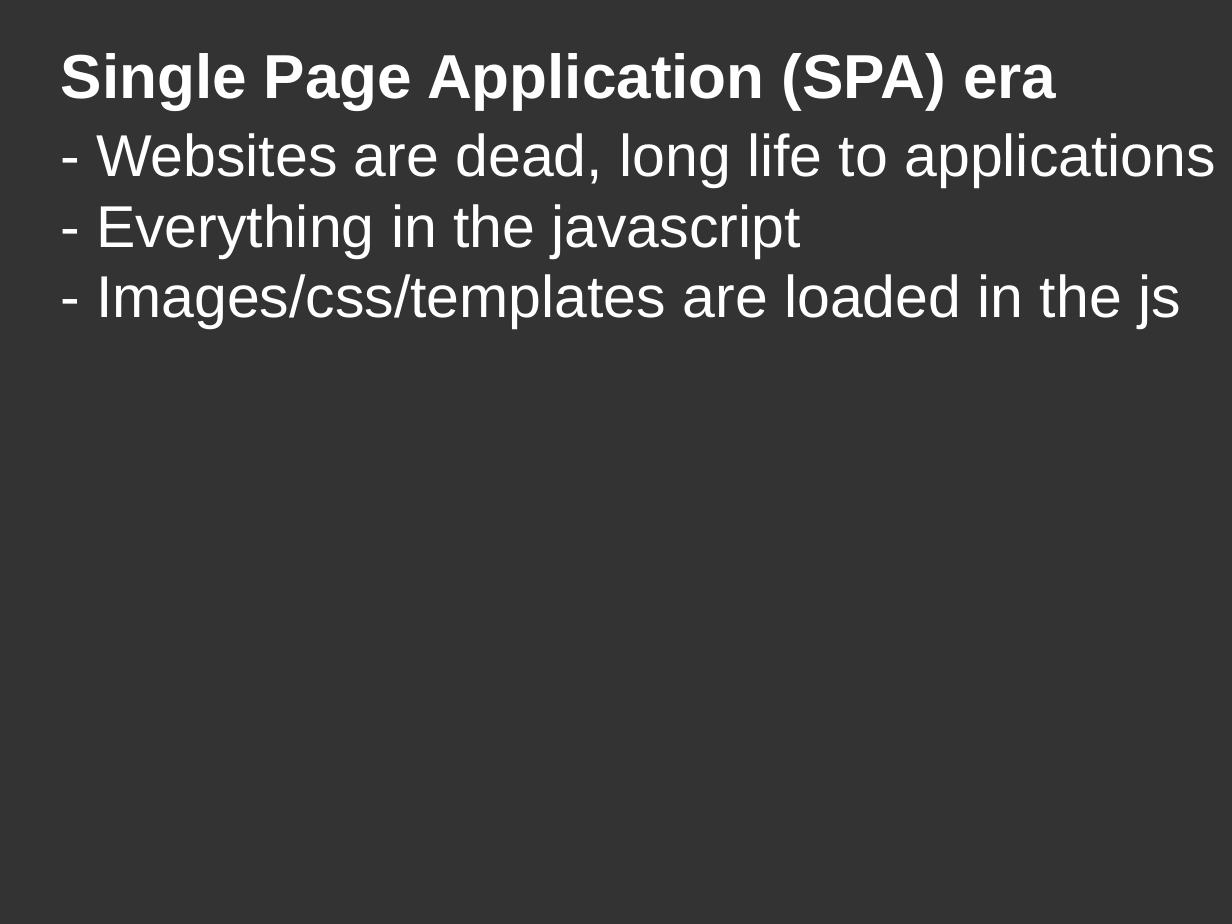
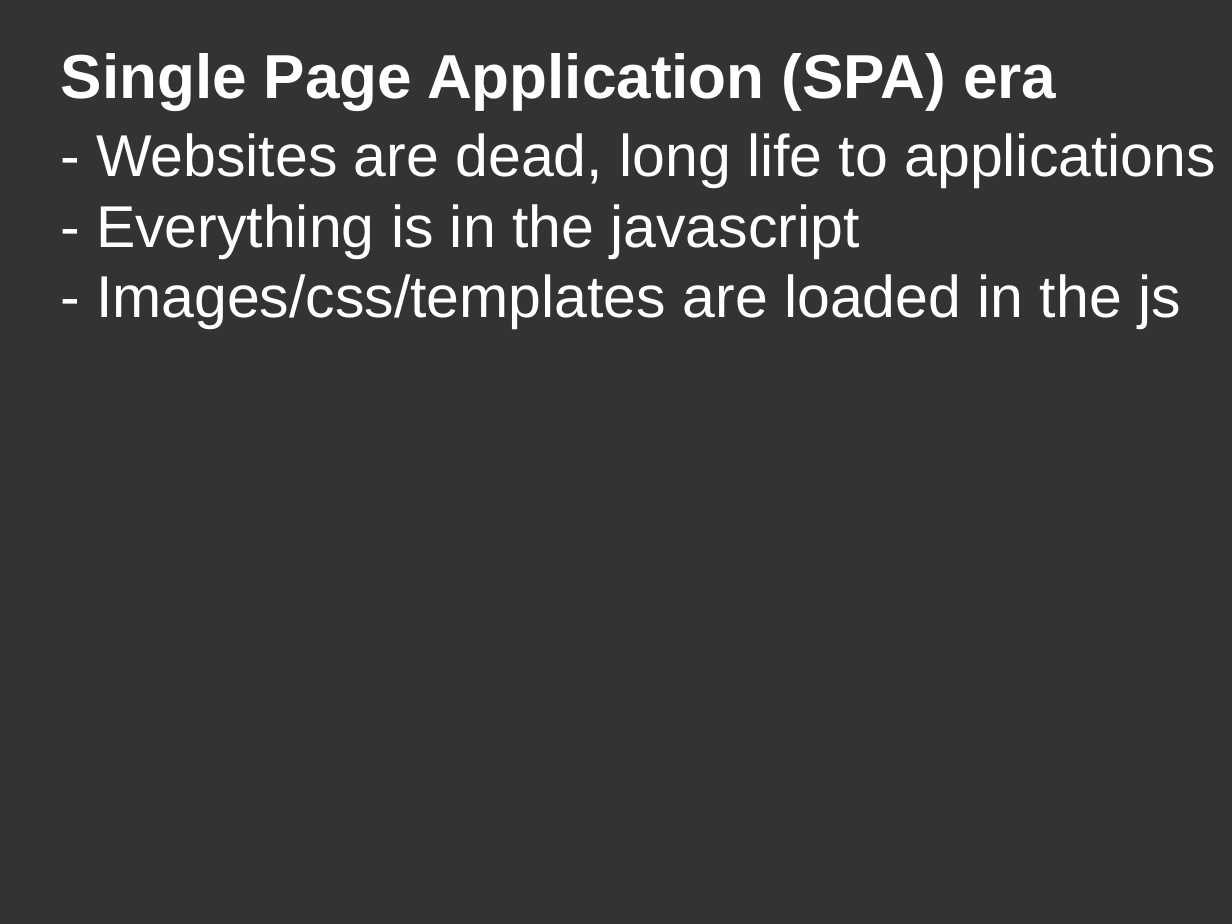
Before and after one commit to DanYellow/misc-tests, a slide deck: slide 15 of webpack-presentation-examples/webpack-presentation.odp. Drawn at 1232x924 pixels with LibreOffice and Linux fonts; fonts in the diff are those of the drawing. Boxes give left, top, right and bottom in pixels: in the first picture for what was removed or moved away, otherwise in the second. Text is boxed around its words. In the diff, an @@ line names an element or a change of style, - is before the commit and + after.

```diff
--- a/webpack-presentation-examples/webpack-presentation.odp
+++ b/webpack-presentation-examples/webpack-presentation.odp
@@ title at [96,133,1215,328]: text changed @@
-- Websites are dead, long life to applications
-- Everything in the javascript
-- Images/css/templates are loaded in the js
+- Websites are dead, long life to applications
+- Everything is in the javascript
+- Images/css/templates are loaded in the js
```
Also in this commit, not shown: 5 other slides changed, 5 slides removed, 3 other files.
